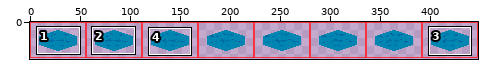
Two states of a sprite sheet, public/assets/water-underlay-tile-sheet.png. Above: a wide view before the commit, with the close-up outlined.
Close-up. Old version:
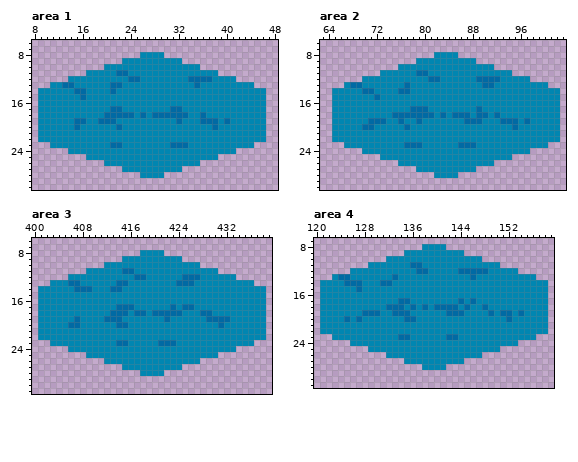
The file is 448x36 pixels. Shown: area 1: x 8..48, y 6..30; area 2: x 63..103, y 6..30; area 3: x 400..439, y 6..31; area 4: x 120..159, y 7..31. The old version is drawn lined up with the new one, on the new canvas. The commit also changed other parts of the picture, which this record leaves out.
After:
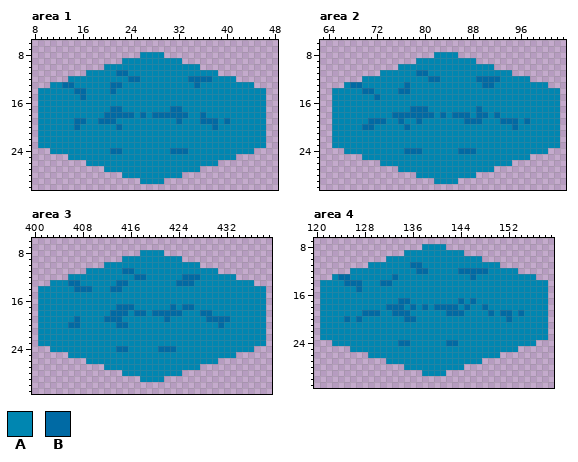
Palette (. is transparent): A #0086b1  B #006aa4
The edit:
{"change": "canvas 448x36 -> 448x37"}
{"where": "area 1"}
{"y":23,"x":9,"old":"..","new":"AA"}
{"y":23,"x":21,"old":"BB","new":"AA"}
{"y":23,"x":31,"old":"BBB","new":"AAA"}
{"y":23,"x":45,"old":"..","new":"AA"}
{"y":24,"x":11,"old":"...","new":"AAA"}
{"y":24,"x":21,"old":"AA","new":"BB"}
{"y":24,"x":31,"old":"AAA","new":"BBB"}
{"y":24,"x":42,"old":"...","new":"AAA"}
{"y":25,"x":14,"old":"...","new":"AAA"}
{"y":25,"x":39,"old":"...","new":"AAA"}
{"y":26,"x":17,"old":"...","new":"AAA"}
{"y":26,"x":36,"old":"...","new":"AAA"}
{"y":27,"x":20,"old":"...","new":"AAA"}
{"y":27,"x":33,"old":"...","new":"AAA"}
{"y":28,"x":23,"old":"...","new":"AAA"}
{"y":28,"x":30,"old":"...","new":"AAA"}
{"y":29,"x":26,"old":"....","new":"AAAA"}
{"where": "area 2"}
{"y":23,"x":65,"old":"..","new":"AA"}
{"y":23,"x":77,"old":"BBB","new":"AAA"}
{"y":23,"x":86,"old":"BBB","new":"AAA"}
{"y":23,"x":101,"old":"..","new":"AA"}
{"y":24,"x":67,"old":"...","new":"AAA"}
{"y":24,"x":77,"old":"AAA","new":"BBB"}
{"y":24,"x":86,"old":"AAA","new":"BBB"}
{"y":24,"x":98,"old":"...","new":"AAA"}
{"y":25,"x":70,"old":"...","new":"AAA"}
{"y":25,"x":95,"old":"...","new":"AAA"}
{"y":26,"x":73,"old":"...","new":"AAA"}
{"y":26,"x":92,"old":"...","new":"AAA"}
{"y":27,"x":76,"old":"...","new":"AAA"}
{"y":27,"x":89,"old":"...","new":"AAA"}
{"y":28,"x":79,"old":"...","new":"AAA"}
{"y":28,"x":86,"old":"...","new":"AAA"}
{"y":29,"x":82,"old":"....","new":"AAAA"}
{"where": "area 3"}
{"y":23,"x":401,"old":"..","new":"AA"}
{"y":23,"x":414,"old":"BB","new":"AA"}
{"y":23,"x":421,"old":"BBB","new":"AAA"}
{"y":23,"x":437,"old":"..","new":"AA"}
{"y":24,"x":403,"old":"...","new":"AAA"}
{"y":24,"x":414,"old":"AA","new":"BB"}
{"y":24,"x":421,"old":"AAA","new":"BBB"}
{"y":24,"x":434,"old":"...","new":"AAA"}
{"y":25,"x":406,"old":"...","new":"AAA"}
{"y":25,"x":431,"old":"...","new":"AAA"}
{"y":26,"x":409,"old":"...","new":"AAA"}
{"y":26,"x":428,"old":"...","new":"AAA"}
{"y":27,"x":412,"old":"...","new":"AAA"}
{"y":27,"x":425,"old":"...","new":"AAA"}
{"y":28,"x":415,"old":"...","new":"AAA"}
{"y":28,"x":422,"old":"...","new":"AAA"}
{"y":29,"x":418,"old":"....","new":"AAAA"}
{"where": "area 4"}
{"y":23,"x":121,"old":"..","new":"AA"}
{"y":23,"x":134,"old":"BB","new":"AA"}
{"y":23,"x":142,"old":"BB","new":"AA"}
{"y":23,"x":157,"old":"..","new":"AA"}
{"y":24,"x":123,"old":"...","new":"AAA"}
{"y":24,"x":134,"old":"AA","new":"BB"}
{"y":24,"x":142,"old":"AA","new":"BB"}
{"y":24,"x":154,"old":"...","new":"AAA"}
{"y":25,"x":126,"old":"...","new":"AAA"}
{"y":25,"x":151,"old":"...","new":"AAA"}
{"y":26,"x":129,"old":"...","new":"AAA"}
{"y":26,"x":148,"old":"...","new":"AAA"}
{"y":27,"x":132,"old":"...","new":"AAA"}
{"y":27,"x":145,"old":"...","new":"AAA"}
{"y":28,"x":135,"old":"...","new":"AAA"}
{"y":28,"x":142,"old":"...","new":"AAA"}
{"y":29,"x":138,"old":"....","new":"AAAA"}
{"label":"changed","picture_box":[38,142,266,184]}
{"label":"changed","picture_box":[332,142,560,184]}
{"label":"changed","picture_box":[38,340,266,382]}
{"label":"changed","picture_box":[320,334,548,376]}
